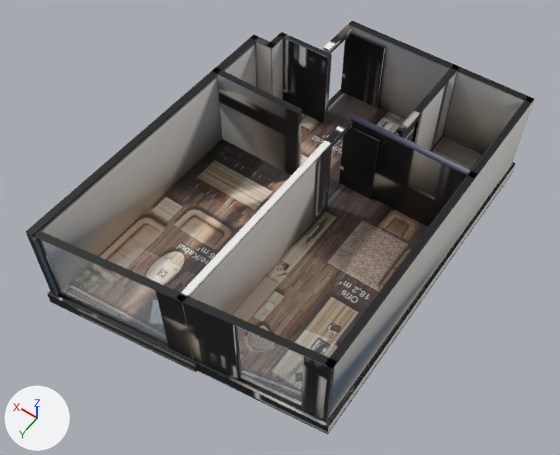
The glTF model akasya-3d/kent-5/model.glb as it was, and as the next commit left it.
Rendered twice from a 50 mm lens placed at (-6.53, 9.83, 14.93), pointed at (0.02, 0.67, 0.54). Lighting does not change. The marker at lower left points along +X, +Y and +Z. The first picture is the older version. Where no turn or scale is listed for an object, it has been applied to the vertices. Vertices at exactly the same position are counted once.

The scene before the commit, as lines of its bpy script (objects in view):
```python
mat_baked = bpy.data.materials.new('baked')
mat_baked.use_nodes = True; mat_baked.node_tree.nodes.clear()
_N = mat_baked.node_tree.nodes; _L = mat_baked.node_tree.links
n0 = _N.new('ShaderNodeBsdfPrincipled'); n0.name = 'Principled BSDF'
n1 = _N.new('ShaderNodeOutputMaterial'); n1.name = 'Material Output'
n2 = _N.new('ShaderNodeTexImage'); n2.name = 'Image Texture'
n2.image = img_model_glb
n3 = _N.new('ShaderNodeMapping'); n3.name = 'Mapping'
n3.inputs[1].default_value = (0.000787, -14.98, 0.0)  # 'Location'
n3.inputs[3].default_value = (15.98, 15.98, 1.0)  # 'Scale'
n4 = _N.new('ShaderNodeUVMap'); n4.name = 'UV Map'
n4.uv_map = 'UVMap'
_L.new(n0.outputs[0], n1.inputs[0])  # 'BSDF' to 'Surface'
_L.new(n2.outputs[0], n0.inputs[0])  # 'Color' to 'Base Color'
_L.new(n3.outputs[0], n2.inputs[0])  # 'Vector' to 'Vector'
_L.new(n4.outputs[0], n3.inputs[0])  # 'UV' to 'Vector'
me_mesh_0 = bpy.data.meshes.new('Mesh_0')
me_mesh_0.from_pydata(...)  # 1068 vertices, 1928 faces; spans x 0.0..7.05, y -9.97..0.0, z 0.0..2.62
me_mesh_0.materials.append(mat_baked)
me_mesh_1 = bpy.data.meshes.new('Mesh_1')
me_mesh_1.from_pydata(...)  # 8 vertices, 12 faces; spans x 0.69..2.16, y -1.14..-0.89, z 0.36..2.61
me_mesh_1.materials.append(mat_glass_rt)  # white #edf3f9
me_mesh_2 = bpy.data.meshes.new('Mesh_2')
me_mesh_2.from_pydata(...)  # 8 vertices, 12 faces; spans x 3.85..6.74, y -0.65..-0.18, z 0.36..2.61
me_mesh_2.materials.append(mat_glass_rt)  # white #edf3f9
ob_mesh_0 = bpy.data.objects.new('Mesh_0', me_mesh_0)
ob_mesh_0.location = (-3.54, 4.99, -0.36)
ob_mesh_1 = bpy.data.objects.new('Mesh_1', me_mesh_1)
ob_mesh_1.location = (-3.54, 4.99, -0.36)
ob_mesh_2 = bpy.data.objects.new('Mesh_2', me_mesh_2)
ob_mesh_2.location = (-3.54, 4.99, -0.36)
```
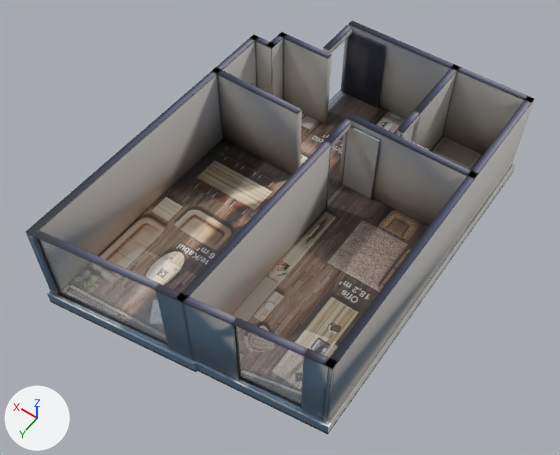
Changed parts and their boxes [x1, y1, x2, y2] in the pictures (560 x 455 px):
'Mesh_0', surface changed
    both: [26, 21, 534, 434]
part 1 of me_mesh_0, deleted
    before: [48, 91, 516, 433]
part 2 of me_mesh_0, surface changed
    both: [26, 21, 533, 421]

The change, as a diff of the scene's bpy script:
```diff
--- a/akasya-3d/kent-5/model.glb.py
+++ b/akasya-3d/kent-5/model.glb.py
@@ mat_baked @@
 n3 = _N.new('ShaderNodeMapping'); n3.name = 'Mapping'
 n3.inputs[1].default_value = (0.000787, -14.98, 0.0)  # 'Location'
-n3.inputs[3].default_value = (15.98, 15.98, 1.0)  # 'Scale'
+n3.inputs[3].default_value = (15.93, 15.98, 1.0)  # 'Scale'
 n4 = _N.new('ShaderNodeUVMap'); n4.name = 'UV Map'
@@ me_mesh_0 @@
 # used by ob_mesh_0; location = (-3.54, 4.99, -0.36)
-me_mesh_0.from_pydata(...)  # 1068 vertices, 1928 faces; spans x 0.0..7.05, y -9.97..0.0, z 0.0..2.62
+me_mesh_0.from_pydata(...)  # 914 vertices, 1620 faces; spans x 0.0..7.05, y -9.97..0.0, z 0.0..2.62
+# me_mesh_0 part 1: 154 vertices removed from x 0.02..5.31, y -9.97..-6.13, z 0.0..0.35
+# me_mesh_0 part 2: 884 kept faces spanning x 0.1..7.05, y -9.97..0.0, z 0.0..2.62 get new texture (UV) coordinates
 me_mesh_0.materials.append(mat_baked)
```
